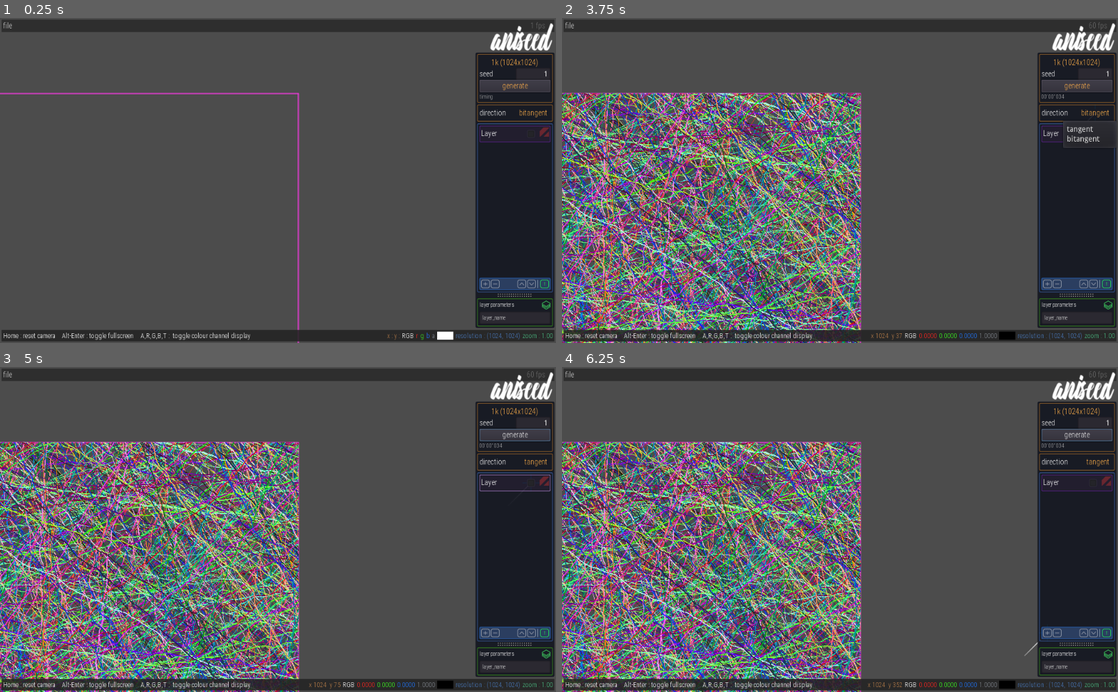
Above: before the commit, frames 1-4 (two rows, left to right).
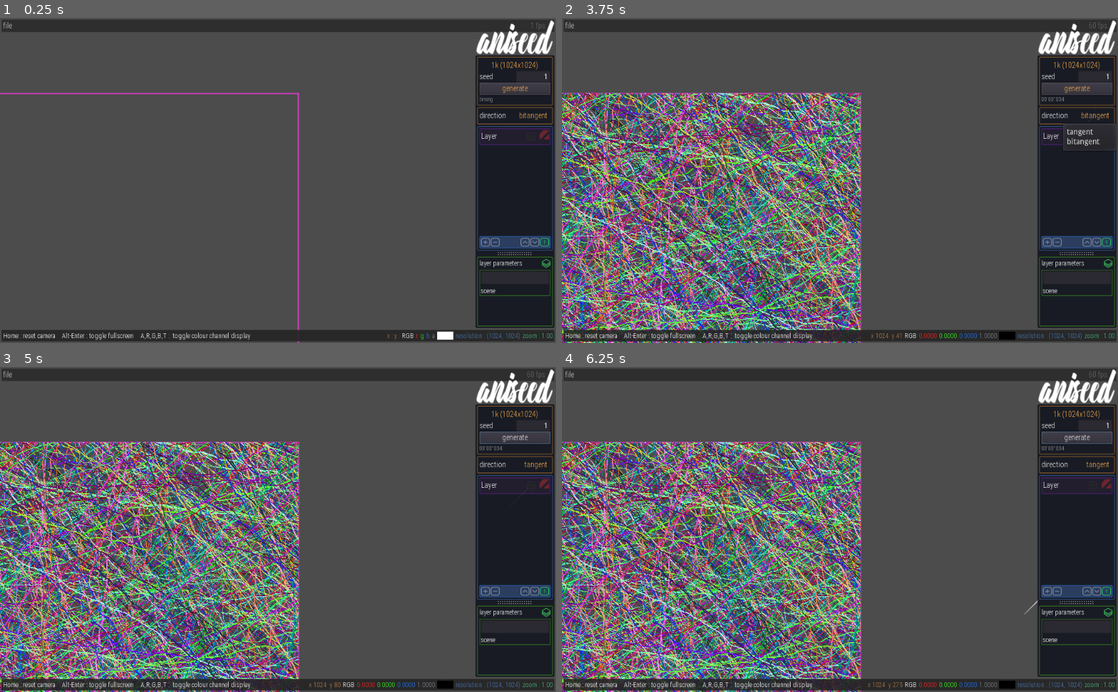
Above: after the commit, the same moments.

Repository: ioxu/microscratches-generator
Game: Godot game, scene res://scenes/main.tscn
Same seed, same stepped clock (60 frames per second), same inputs: the game is played once before the commit and once after it.
Inputs (mouse positions are in pixels of both pictures, inside the frame that each line leads up to; where the layout moved, square brackets give the same spot in the first picture):
- Up to frame 1 (0.25 s): no input
- Up to frame 2 (3.75 s): click (1056, 242) [1056, 284] at 0.5 s; click "file" at 1.25 s; click "1k (1024x1024)" at 2 s; click "generate" at 2.75 s; click "bitangent" at 3.5 s
- Up to frame 3 (5 s): click (533, 484) at 4.25 s
- Up to frame 4 (6.25 s): click "tangent" at 5 s; click (1045, 591) [1045, 633] at 5.75 s

The runs differ from the first frame. In frame 1, 3.4% of the frame differs, in the area x 85-100%, y 0-94%; in frame 2, 3.4%; in frame 3, 3.4%; in frame 4, 3.4%, in the area x 59-100%, y 0-99%.
Error in both runs: Assertion failed: This project must only be developed in engine versions 3.2.3 and earlier (res://scenes/main.gd:26)

Commit message:
prep parameter display

Diff:
--- a/scenes/layer.gd
+++ b/scenes/layer.gd
@@ -12,7 +12,7 @@
 var selected = false
 var hilighted = false
 
-var layer_name_label : Label
+var layer_name_label : Label setget set_layer_name
 var style_panel : StyleBox
 
 # select-action:
@@ -81,4 +81,5 @@
 func _to_string() -> String:
 	# "[ClassName:RID]"
 	# "[%s:%s]"%[self.get_class(), self.get_instance_id()]
-	return "Layer [%s:%s] (%s)"%[self.get_class(), self.get_instance_id(), self.layer_name]
+	#return "Layer [%s:%s] (%s)"%[self.get_class(), self.get_instance_id(), self.layer_name]
+	return "Layer \"%s\" (%s)"%[self.layer_name, "test_lines.tcsn"]
--- a/scenes/layer.tscn
+++ b/scenes/layer.tscn
@@ -72,7 +72,6 @@
 margin_left = 80.0
 margin_right = 104.0
 margin_bottom = 24.0
-mouse_filter = 1
 
 [node name="TextureRect" type="TextureRect" parent="MarginContainer/HBoxContainer"]
 modulate = Color( 0.811765, 0.192157, 0.192157, 0.419608 )
--- a/scenes/layerManager.gd
+++ b/scenes/layerManager.gd
@@ -5,6 +5,8 @@
 var layers : Array
 var selected_layers : Array
 var layerListContainer : VBoxContainer
+var layerParametersListContainer : VBoxContainer
+var layerNameParameter : LineEdit
 
 var _layers_count = 0
 
@@ -14,6 +16,9 @@
 
 func _ready() -> void:
 	layerListContainer = ui_root.find_node("layerListContainer")
+	layerParametersListContainer = ui_root.find_node("layerParametersListContainer")
+	layerNameParameter = layerParametersListContainer.find_node("layerName_LineEdit")
+
 	pprint("existing layers:")
 	for l in layerListContainer.get_children():
 		connect_layer_signals(l)
@@ -43,7 +48,7 @@
 		layers.remove( layers.find(l) )
 		pprint("removing layer: %s"%l)
 		l.queue_free()
-
+	refresh_layers()
 
 func move_selected_layers_up() -> void:
 	if len(selected_layers) > 0:
@@ -76,7 +81,7 @@
 	if !append_select:
 		selected_layers.clear()
 	selected_layers.append(selected_layer)
-	layers_update_selection_status()
+	refresh_layers()
 
 
 func _on_layer_deselected( deselected_layer : Object, append_select : bool )->void:
@@ -92,16 +97,18 @@
 			selected_layers.clear()
 	else:
 		selected_layers.remove( selected_layers.find(deselected_layer) )
-	layers_update_selection_status()
+	refresh_layers()
 
 
-func layers_update_selection_status() -> void:
-	pprint("updating selection status")
+func refresh_layers() -> void:
+	# refresh all layer things
+	pprint("refresh layers")
 	for l in layers:
 		if selected_layers.find(l) != -1:
 			l.set_selected()
 		else:
 			l.set_deselected()
+	display_layer_parameters()
 
 
 func print_layers() -> void:
@@ -118,5 +125,29 @@
 	layer.connect( "deselected", self, "_on_layer_deselected" )
 
 
+# parameters -------------------------------------------------------------------
+
+
+func display_layer_parameters() -> void:
+	if len(selected_layers) == 0:
+		# clear parameter pane
+		layerNameParameter.text = ""
+
+	else:
+		# display 1st selected layer
+		var l = selected_layers[0]
+		pprint("displaying parameters for %s"%l)
+		layerNameParameter.text = l.layer_name
+
+
+func _on_layerName_LineEdit_text_entered(new_text: String) -> void:
+	var l = selected_layers[0]
+	l.set_layer_name( new_text )
+	layerNameParameter.release_focus()
+
+
+# ------------------------------------------------------------------------------
+
+
 func pprint(thing) -> void:
 	print("[layerManager] %s"%str(thing))
--- a/scenes/main.tscn
+++ b/scenes/main.tscn
@@ -110,8 +110,9 @@
 corner_radius_bottom_right = 2
 corner_radius_bottom_left = 2
 
-[sub_resource type="DynamicFont" id=16]
-size = 10
+[sub_resource type="DynamicFont" id=20]
+size = 12
+use_mipmaps = true
 font_data = ExtResource( 2 )
 
 [sub_resource type="StyleBoxFlat" id=17]
@@ -275,11 +276,11 @@
 
 [node name="Control" type="Control" parent="ui/Control/MarginContainer/VBoxContainer/Control/HBoxContainer/VBoxContainer"]
 margin_right = 145.0
-margin_bottom = 30.0
-rect_min_size = Vector2( 0, 30 )
+margin_bottom = 35.0
+rect_min_size = Vector2( 0, 35 )
 
 [node name="PanelContainer" type="PanelContainer" parent="ui/Control/MarginContainer/VBoxContainer/Control/HBoxContainer/VBoxContainer"]
-margin_top = 34.0
+margin_top = 39.0
 margin_right = 145.0
 margin_bottom = 542.0
 rect_min_size = Vector2( 145, 0 )
@@ -288,7 +289,7 @@
 
 [node name="MarginContainer" type="MarginContainer" parent="ui/Control/MarginContainer/VBoxContainer/Control/HBoxContainer/VBoxContainer/PanelContainer"]
 margin_right = 145.0
-margin_bottom = 508.0
+margin_bottom = 503.0
 custom_constants/margin_right = 3
 custom_constants/margin_top = 3
 custom_constants/margin_left = 3
@@ -298,7 +299,7 @@
 margin_left = 3.0
 margin_top = 3.0
 margin_right = 142.0
-margin_bottom = 505.0
+margin_bottom = 500.0
 
 [node name="generate_PanelContainer" type="PanelContainer" parent="ui/Control/MarginContainer/VBoxContainer/Control/HBoxContainer/VBoxContainer/PanelContainer/MarginContainer/VBoxContainer"]
 margin_right = 139.0
@@ -435,13 +436,13 @@
 [node name="VSplitContainer" type="VSplitContainer" parent="ui/Control/MarginContainer/VBoxContainer/Control/HBoxContainer/VBoxContainer/PanelContainer/MarginContainer/VBoxContainer"]
 margin_top = 128.0
 margin_right = 139.0
-margin_bottom = 502.0
+margin_bottom = 497.0
 size_flags_vertical = 3
 custom_constants/autohide = 0
 
 [node name="layersPanel_PanelContainer" type="PanelContainer" parent="ui/Control/MarginContainer/VBoxContainer/Control/HBoxContainer/VBoxContainer/PanelContainer/MarginContainer/VBoxContainer/VSplitContainer"]
 margin_right = 139.0
-margin_bottom = 311.0
+margin_bottom = 229.0
 rect_min_size = Vector2( 0, 55 )
 size_flags_horizontal = 3
 size_flags_vertical = 3
@@ -451,7 +452,7 @@
 margin_left = 1.0
 margin_top = 1.0
 margin_right = 138.0
-margin_bottom = 310.0
+margin_bottom = 228.0
 custom_constants/margin_right = 3
 custom_constants/margin_top = 3
 custom_constants/margin_left = 3
@@ -461,17 +462,17 @@
 margin_left = 3.0
 margin_top = 3.0
 margin_right = 134.0
-margin_bottom = 306.0
+margin_bottom = 224.0
 
 [node name="ScrollContainer" type="ScrollContainer" parent="ui/Control/MarginContainer/VBoxContainer/Control/HBoxContainer/VBoxContainer/PanelContainer/MarginContainer/VBoxContainer/VSplitContainer/layersPanel_PanelContainer/MarginContainer/VBoxContainer"]
 margin_right = 131.0
-margin_bottom = 277.0
+margin_bottom = 195.0
 size_flags_vertical = 3
 follow_focus = true
 
 [node name="layerListContainer" type="VBoxContainer" parent="ui/Control/MarginContainer/VBoxContainer/Control/HBoxContainer/VBoxContainer/PanelContainer/MarginContainer/VBoxContainer/VSplitContainer/layersPanel_PanelContainer/MarginContainer/VBoxContainer/ScrollContainer"]
 margin_right = 131.0
-margin_bottom = 277.0
+margin_bottom = 195.0
 size_flags_horizontal = 3
 size_flags_vertical = 3
 
@@ -480,9 +481,9 @@
 background_colour_hilight = Color( 0.556863, 0.321569, 0.627451, 0.388235 )
 
 [node name="layersControl_PanelContainer" type="PanelContainer" parent="ui/Control/MarginContainer/VBoxContainer/Control/HBoxContainer/VBoxContainer/PanelContainer/MarginContainer/VBoxContainer/VSplitContainer/layersPanel_PanelContainer/MarginContainer/VBoxContainer"]
-margin_top = 281.0
-margin_right = 131.0
-margin_bottom = 303.0
+margin_top = 199.0
+margin_right = 131.0
+margin_bottom = 221.0
 custom_styles/panel = SubResource( 14 )
 
 [node name="MarginContainer" type="MarginContainer" parent="ui/Control/MarginContainer/VBoxContainer/Control/HBoxContainer/VBoxContainer/PanelContainer/MarginContainer/VBoxContainer/VSplitContainer/layersPanel_PanelContainer/MarginContainer/VBoxContainer/layersControl_PanelContainer"]
@@ -525,14 +526,14 @@
 
 [node name="Control" type="Control" parent="ui/Control/MarginContainer/VBoxContainer/Control/HBoxContainer/VBoxContainer/PanelContainer/MarginContainer/VBoxContainer/VSplitContainer/layersPanel_PanelContainer/MarginContainer/VBoxContainer/layersControl_PanelContainer/MarginContainer/HBoxContainer"]
 margin_left = 36.0
-margin_right = 65.0
+margin_right = 71.0
 margin_bottom = 16.0
 size_flags_horizontal = 3
 
 [node name="moveLayerUp_TextureButton" type="TextureButton" parent="ui/Control/MarginContainer/VBoxContainer/Control/HB …(204 unchanged characters)…
 modulate = Color( 1, 1, 1, 0.482353 )
-margin_left = 67.0
-margin_right = 83.0
+margin_left = 73.0
+margin_right = 89.0
 margin_bottom = 16.0
 rect_min_size = Vector2( 16, 16 )
 hint_tooltip = "move layer up"
@@ -542,8 +543,8 @@
 
 [node name="moveLayerDown_TextureButton" type="TextureButton" parent="ui/Control/MarginContainer/VBoxContainer/Control/ …(206 unchanged characters)…
 modulate = Color( 1, 1, 1, 0.482353 )
-margin_left = 85.0
-margin_right = 101.0
+margin_left = 91.0
+margin_right = 107.0
 margin_bottom = 16.0
 rect_min_size = Vector2( 16, 16 )
 hint_tooltip = "move layer down"
@@ -551,29 +552,21 @@
 expand = true
 stretch_mode = 4
 
-[node name="VSeparator" type="VSeparator" parent="ui/Control/MarginContainer/VBoxContainer/Control/HBoxContainer/VBoxContainer/PanelContainer/MarginContainer/VBoxContainer/VSplitContainer/layersPanel_PanelContainer/MarginContainer/VBoxContainer/layersControl_PanelContainer/MarginContainer/HBoxContainer"]
-margin_left = 103.0
-margin_right = 107.0
-margin_bottom = 16.0
-__meta__ = {
-"_edit_use_anchors_": false
-}
-
 [node name="layersInformation_TextureButton" type="TextureButton" parent="ui/Control/MarginContainer/VBoxContainer/Cont …(210 unchanged characters)…
 modulate = Color( 0.152941, 0.854902, 0.411765, 1 )
 margin_left = 109.0
 margin_right = 125.0
 margin_bottom = 16.0
 rect_min_size = Vector2( 16, 16 )
-hint_tooltip = "move layer down"
+hint_tooltip = "print layer stack information"
 texture_normal = ExtResource( 18 )
 expand = true
 stretch_mode = 4
 
 [node name="layerParameters_PanelContainer" type="PanelContainer" parent="ui/Control/MarginContainer/VBoxContainer/Control/HBoxContainer/VBoxContainer/PanelContainer/MarginContainer/VBoxContainer/VSplitContainer"]
-margin_top = 323.0
+margin_top = 241.0
 margin_right = 139.0
-margin_bottom = 374.0
+margin_bottom = 369.0
 rect_min_size = Vector2( 0, 50 )
 custom_styles/panel = SubResource( 15 )
 
@@ -581,7 +574,7 @@
 margin_left = 1.0
 margin_top = 1.0
 margin_right = 138.0
-margin_bottom = 50.0
+margin_bottom = 127.0
 custom_constants/margin_right = 3
 custom_constants/margin_top = 3
 custom_constants/margin_left = 3
@@ -591,24 +584,23 @@
 margin_left = 3.0
 margin_top = 3.0
 margin_right = 134.0
-margin_bottom = 46.0
-
-[node name="HBoxContainer" type="HBoxContainer" parent="ui/Control/MarginContainer/VBoxContainer/Control/HBoxContainer/VBoxContainer/PanelContainer/MarginContainer/VBoxContainer/VSplitContainer/layerParameters_PanelContainer/MarginContainer/VBoxContainer"]
+margin_bottom = 123.0
+
+[node name="layerParametersTitle_HBoxContainer" type="HBoxContainer" parent="ui/Control/MarginContainer/VBoxContainer/Control/HBoxContainer/VBoxContainer/PanelContainer/MarginContainer/VBoxContainer/VSplitContainer/layerParameters_PanelContainer/MarginContainer/VBoxContainer"]
 margin_right = 131.0
 margin_bottom = 16.0
 __meta__ = {
 "_edit_use_anchors_": false
 }
 
-[node name="Label" type="Label" parent="ui/Control/MarginContainer/VBoxContainer/Control/HBoxContainer/VBoxContainer/PanelContainer/MarginContainer/VBoxContainer/VSplitContainer/layerParameters_PanelContainer/MarginContainer/VBoxContainer/HBoxContainer"]
-margin_top = 1.0
-margin_right = 64.0
-margin_bottom = 14.0
-custom_fonts/font = SubResource( 16 )
+[node name="Label" type="Label" parent="ui/Control/MarginContainer/VBoxContainer/Control/HBoxContainer/VBoxContainer/PanelContainer/MarginContainer/VBoxContainer/VSplitContainer/layerParameters_PanelContainer/MarginContainer/VBoxContainer/layerParametersTitle_HBoxContainer"]
+margin_right = 79.0
+margin_bottom = 15.0
+custom_fonts/font = SubResource( 20 )
 text = "layer parameters"
 
-[node name="Control" type="Control" parent="ui/Control/MarginContainer/VBoxContainer/Control/HBoxContainer/VBoxContainer/PanelContainer/MarginContainer/VBoxContainer/VSplitContainer/layerParameters_PanelContainer/MarginContainer/VBoxContainer/HBoxContainer"]
-margin_left = 68.0
+[node name="Control" type="Control" parent="ui/Control/MarginContainer/VBoxContainer/Control/HBoxContainer/VBoxContainer/PanelContainer/MarginContainer/VBoxContainer/VSplitContainer/layerParameters_PanelContainer/MarginContainer/VBoxContainer/layerParametersTitle_HBoxContainer"]
+margin_left = 83.0
 margin_right = 111.0
 margin_bottom = 16.0
 size_flags_horizontal = 3
@@ -616,19 +608,72 @@
 "_edit_use_anchors_": false
 }
 
-[node name="TextureRect" type="TextureRect" parent="ui/Control/MarginContainer/VBoxContainer/Control/HBoxContainer/VBoxContainer/PanelContainer/MarginContainer/VBoxContainer/VSplitContainer/layerParameters_PanelContainer/MarginContainer/VBoxContainer/HBoxContainer"]
+[node name="TextureRect" type="TextureRect" parent="ui/Control/MarginContainer/VBoxContainer/Control/HBoxContainer/VBoxContainer/PanelContainer/MarginContainer/VBoxContainer/VSplitContainer/layerParameters_PanelContainer/MarginContainer/VBoxContainer/layerParametersTitle_HBoxContainer"]
 modulate = Color( 0.266667, 0.933333, 0.415686, 1 )
 margin_left = 115.0
 margin_right = 131.0
 margin_bottom = 16.0
 texture = ExtResource( 11 )
 
-[node name="LineEdit" type="LineEdit" parent="ui/Control/MarginContainer/VBoxContainer/Control/HBoxContainer/VBoxContainer/PanelContainer/MarginContainer/VBoxContainer/VSplitContainer/layerParameters_PanelContainer/MarginContainer/VBoxContainer"]
+[node name="ScrollContainer" type="ScrollContainer" parent="ui/Control/MarginContainer/VBoxContainer/Control/HBoxContainer/VBoxContainer/PanelContainer/MarginContainer/VBoxContainer/VSplitContainer/layerParameters_PanelContainer/MarginContainer/VBoxContainer"]
 margin_top = 20.0
 margin_right = 131.0
-margin_bottom = 43.0
-custom_fonts/font = SubResource( 16 )
-text = "layer_name"
+margin_bottom = 120.0
+rect_min_size = Vector2( 0, 100 )
+
+[node name="layerParametersListContainer" type="VBoxContainer" parent="ui/Control/MarginContainer/VBoxContainer/Control/HBoxContainer/VBoxContainer/PanelContainer/MarginContainer/VBoxContainer/VSplitContainer/layerParameters_PanelContainer/MarginContainer/VBoxContainer/ScrollContainer"]
+margin_right = 131.0
+margin_bottom = 48.0
+size_flags_horizontal = 3
+
+[node name="PanelContainer" type="PanelContainer" parent="ui/Control/MarginContainer/VBoxContainer/Control/HBoxContainer/VBoxContainer/PanelContainer/MarginContainer/VBoxContainer/VSplitContainer/layerParameters_PanelContainer/MarginContainer/VBoxContainer/ScrollContainer/layerParametersListContainer"]
+margin_right = 131.0
+margin_bottom = 48.0
+custom_styles/panel = SubResource( 15 )
+
+[node name="MarginContainer" type="MarginContainer" parent="ui/Control/MarginContainer/VBoxContainer/Control/HBoxContainer/VBoxContainer/PanelContainer/MarginContainer/VBoxContainer/VSplitContainer/layerParameters_PanelContainer/MarginContainer/VBoxContainer/ScrollContainer/layerParametersListContainer/PanelContainer"]
+margin_left = 1.0
+margin_top = 1.0
+margin_right = 130.0
+margin_bottom = 47.0
+custom_constants/margin_right = 1
+custom_constants/margin_top = 1
+custom_constants/margin_left = 1
+custom_constants/margin_bottom = 1
+
+[node name="VBoxContainer" type="VBoxContainer" parent="ui/Control/MarginContainer/VBoxContainer/Control/HBoxContainer/VBoxContainer/PanelContainer/MarginContainer/VBoxContainer/VSplitContainer/layerParameters_PanelContainer/MarginContainer/VBoxContainer/ScrollContainer/layerParametersListContainer/PanelContainer/MarginContainer"]
+margin_left = 1.0
+margin_top = 1.0
+margin_right = 128.0
+margin_bottom = 45.0
+
+[node name="layerName_LineEdit" type="LineEdit" parent="ui/Control/MarginContainer/VBoxContainer/Control/HBoxContainer/VBoxContainer/PanelContainer/MarginContainer/VBoxContainer/VSplitContainer/layerParameters_PanelContainer/MarginContainer/VBoxContainer/ScrollContainer/layerParametersListContainer/PanelContainer/MarginContainer/VBoxContainer"]
+margin_right = 127.0
+margin_bottom = 25.0
+size_flags_horizontal = 3
+custom_fonts/font = SubResource( 20 )
+
+[node name="HBoxContainer" type="HBoxContainer" parent="ui/Control/MarginContainer/VBoxContainer/Control/HBoxContainer/VBoxContainer/PanelContainer/MarginContainer/VBoxContainer/VSplitContainer/layerParameters_PanelContainer/MarginContainer/VBoxContainer/ScrollContainer/layerParametersListContainer/PanelContainer/MarginContainer/VBoxContainer"]
+margin_top = 29.0
+margin_right = 127.0
+margin_bottom = 44.0
+
+[node name="texture_scene_origin_Label" type="Label" parent="ui/Control/MarginContainer/VBoxContainer/Control/HBoxContainer/VBoxContainer/PanelContainer/MarginContainer/VBoxContainer/VSplitContainer/layerParameters_PanelContainer/MarginContainer/VBoxContainer/ScrollContainer/layerParametersListContainer/PanelContainer/MarginContainer/VBoxContainer/HBoxContainer"]
+margin_right = 44.0
+margin_bottom = 15.0
+size_flags_horizontal = 3
+size_flags_stretch_ratio = 2.67
+custom_fonts/font = SubResource( 20 )
+text = "scene"
+
+[node name="texture_scene_name_Label" type="Label" parent="ui/Control/MarginContainer/VBoxContainer/Control/HBoxContainer/VBoxContainer/PanelContainer/MarginContainer/VBoxContainer/VSplitContainer/layerParameters_PanelContainer/MarginContainer/VBoxContainer/ScrollContainer/layerParametersListContainer/PanelContainer/MarginContainer/VBoxContainer/HBoxContainer"]
+modulate = Color( 0.301961, 0.615686, 0.952941, 1 )
+margin_left = 48.0
+margin_right = 127.0
+margin_bottom = 15.0
+size_flags_horizontal = 3
+size_flags_stretch_ratio = 4.66
+custom_fonts/font = SubResource( 20 )
 
 [node name="PanelContainer2" type="PanelContainer" parent="ui/Control/MarginContainer/VBoxContainer"]
 margin_top = 573.0
@@ -806,8 +851,8 @@
 custom_constants/margin_bottom = 3
 
 [node name="Sprite" type="Sprite" parent="ui/Control/MarginContainer2/HBoxContainer/MarginContainer"]
-position = Vector2( -56.1079, 39.2323 )
-scale = Vector2( 0.2, 0.2 )
+position = Vector2( -68, 40.8072 )
+scale = Vector2( 0.246857, 0.246857 )
 texture = ExtResource( 9 )
 
 [node name="file_export_FileDialog" type="FileDialog" parent="ui"]
@@ -854,6 +899,7 @@
 [connection signal="pressed" from="ui/Control/MarginContainer/VBoxContainer/Control/HBoxContainer/VBoxContainer/PanelCo …(252 unchanged characters)…
 [connection signal="pressed" from="ui/Control/MarginContainer/VBoxContainer/Control/HBoxContainer/VBoxContainer/PanelCo …(256 unchanged characters)…
 [connection signal="pressed" from="ui/Control/MarginContainer/VBoxContainer/Control/HBoxContainer/VBoxContainer/PanelCo …(264 unchanged characters)…
+[connection signal="text_entered" from="ui/Control/MarginContainer/VBoxContainer/Control/HBoxContainer/VBoxContainer/PanelContainer/MarginContainer/VBoxContainer/VSplitContainer/layerParameters_PanelContainer/MarginContainer/VBoxContainer/ScrollContainer/layerParametersListContainer/PanelContainer/MarginContainer/VBoxContainer/layerName_LineEdit" to="ui/layerManager" method="_on_layerName_LineEdit_text_entered"]
 [connection signal="about_to_show" from="ui/file_export_FileDialog" to="ui" method="_on_file_export_FileDialog_about_to_show"]
 [connection signal="file_selected" from="ui/file_export_FileDialog" to="." method="_on_file_export_FileDialog_file_selected"]
 [connection signal="popup_hide" from="ui/file_export_FileDialog" to="ui" method="_on_file_export_FileDialog_popup_hide"]
--- a/texture_scenes/test_lines.gd
+++ b/texture_scenes/test_lines.gd
@@ -3,7 +3,7 @@
 var lines = []
 var lines_colours = []
 
-var n_lines = 3000#10000
+export var n_lines := 3000#10000
 
 var idim = 1024
 var mdim = idim * 3
